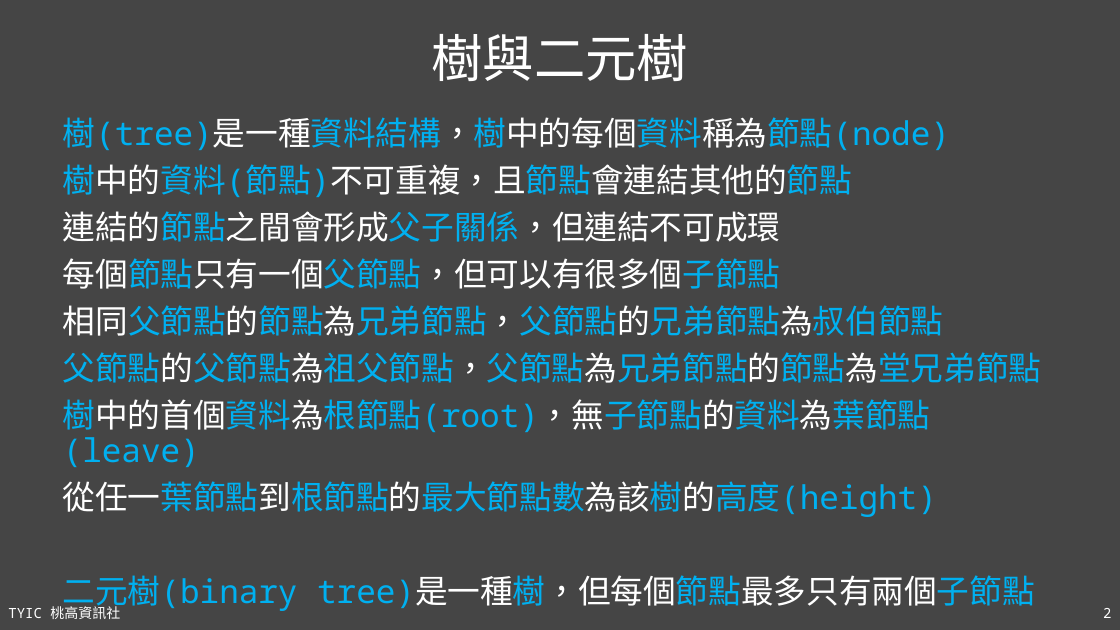
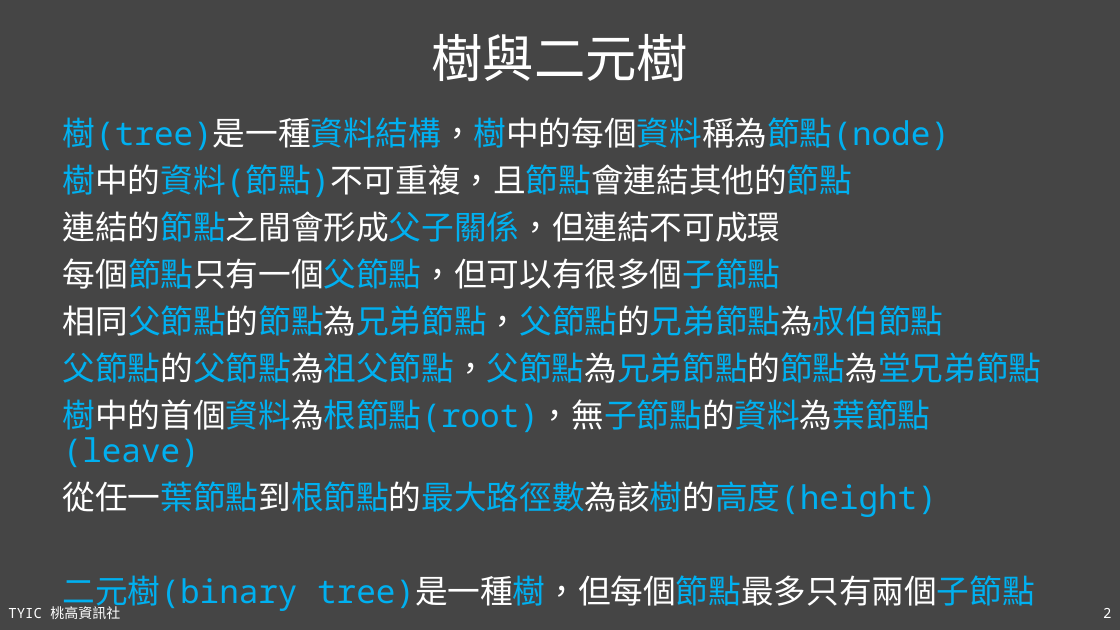
Before and after one commit to TYSHIC/slides, a slide deck: slide 2 of ppt/21_進階資料結構與演算法.pptx. Drawn at 1120x630 pixels with LibreOffice and Linux fonts; fonts in the diff are those of the drawing. Boxes give left, top, right and bottom in pixels: in the first picture for what was removed or moved away, otherwise in the second. Text is boxed around its words. In the diff, an @@ line names an element or a change of style, - is before the commit and + after.

```diff
--- a/ppt/21_進階資料結構與演算法.pptx
+++ b/ppt/21_進階資料結構與演算法.pptx
@@ text at box(63, 481, 937, 517): text changed @@
-從任一葉節點到根節點的最大節點數為該樹的高度(height)
+從任一葉節點到根節點的最大路徑數為該樹的高度(height)
```
Also in this commit, not shown: 4 other slides changed, 8 other files.
